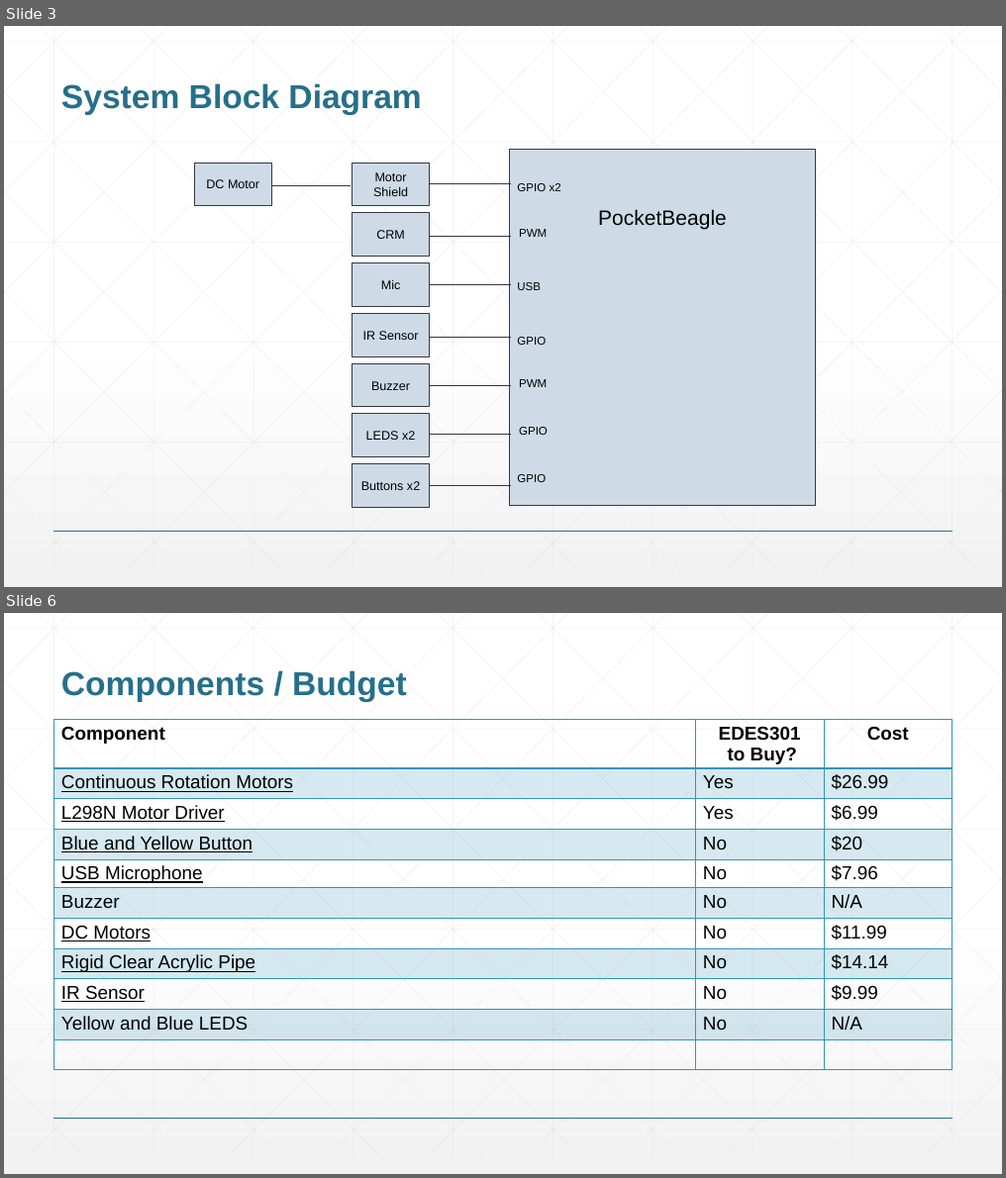
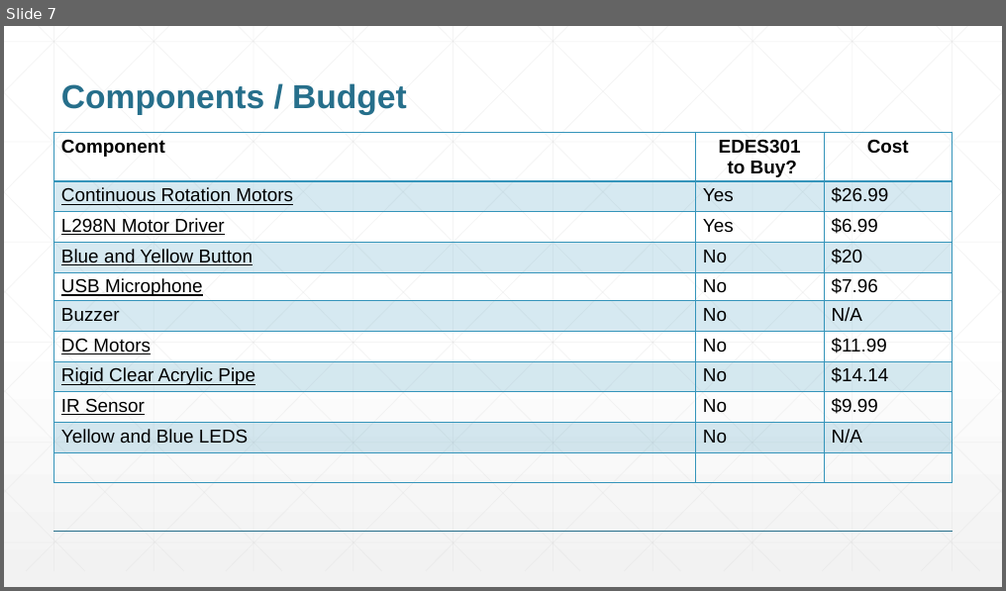
Before and after one commit to BrianoAden/Dog-Treat-Launcher, a slide deck: project_01/docs/Briano_EDES301_project_01_proposal.pptx. Shown one above the other, each under a label of ours: slides 3 and 6 before the commit, slide 7 after it; the slides between them are not shown. The pictures are 1006x1178 and 1006x591 pixels, drawn with LibreOffice and Linux fonts; fonts in the diff are those of the drawing. Boxes give left, top, right and bottom in pixels: in the first picture for what was removed or moved away, otherwise in the second. Text is boxed around its words. In the diff, an @@ line names an element or a change of style, - is before the commit and + after.

```diff
--- a/project_01/docs/Briano_EDES301_project_01_proposal.pptx
+++ b/project_01/docs/Briano_EDES301_project_01_proposal.pptx
@@ slide 3 removed at [4,26,1002,587], background gradient #FFFFFF to #F2F2F2; not listed: 47 template elements that a slide beside it also shows @@
@@ title removed at [61,83,421,115] @@
-System Block Diagram
@@ rectangle removed at [194,163,271,205] @@
-DC Motor
@@ rectangle removed at [352,163,430,205] @@
-Motor Shield
@@ rectangle removed at [510,149,816,506] @@
@@ line removed from (350, 186) to (269, 186) @@
@@ line removed from (511, 184) to (430, 184) @@
@@ text removed at [517,183,561,191] @@
-GPIO x2
@@ rectangle removed at [352,213,430,257] @@
-CRM
@@ text removed at [519,229,547,237] @@
-PWM
@@ text removed at [598,209,727,230] @@
-PocketBeagle
@@ line removed from (511, 236) to (430, 236) @@
@@ rectangle removed at [352,264,430,307] @@
-Mic
@@ line removed from (511, 285) to (430, 285) @@
@@ text removed at [517,282,541,290] @@
-USB
@@ rectangle removed at [352,313,430,357] @@
-IR Sensor
@@ line removed from (511, 337) to (430, 337) @@
@@ text removed at [517,337,546,345] @@
-GPIO
@@ rectangle removed at [352,364,430,407] @@
-Buzzer
@@ text removed at [519,379,547,387] @@
-PWM
@@ line removed from (511, 385) to (430, 385) @@
@@ rectangle removed at [352,414,430,458] @@
-LEDS x2
@@ line removed from (511, 434) to (430, 434) @@
@@ text removed at [519,427,548,435] @@
-GPIO
@@ rectangle removed at [352,464,430,507] @@
-Buttons x2
@@ line removed from (511, 485) to (430, 485) @@
@@ text removed at [517,474,546,482] @@
-GPIO
@@ what was slide 6 is now slide 7 @@
```
Also in this commit, not shown: 3 slides changed, 3 slides added, 1 other slide removed, 4 other files.
